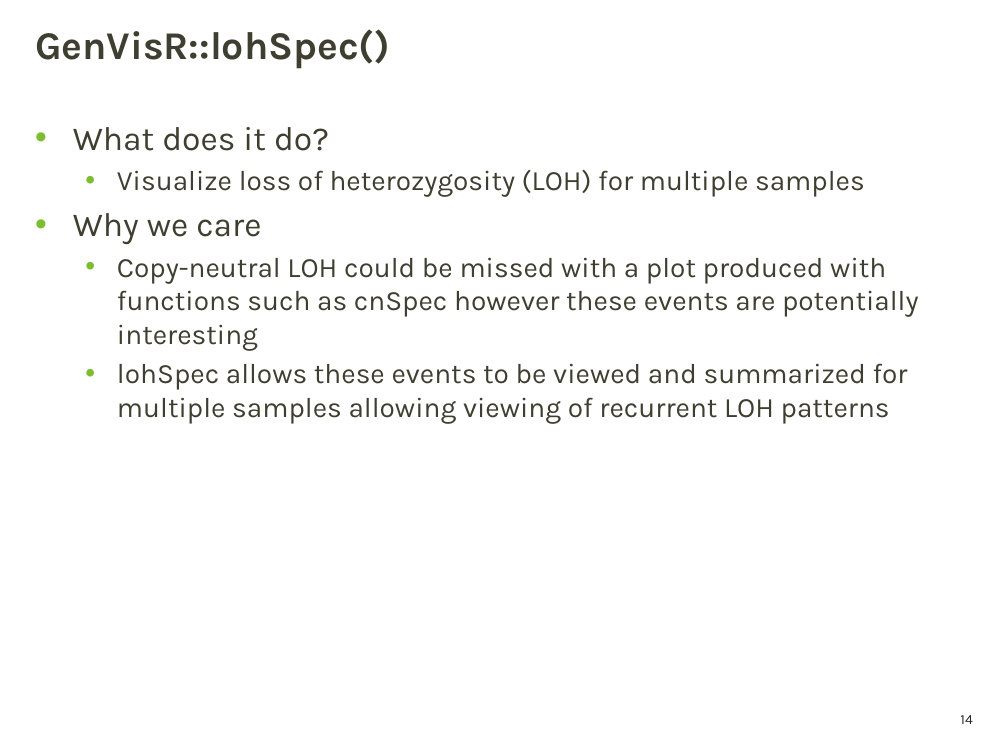
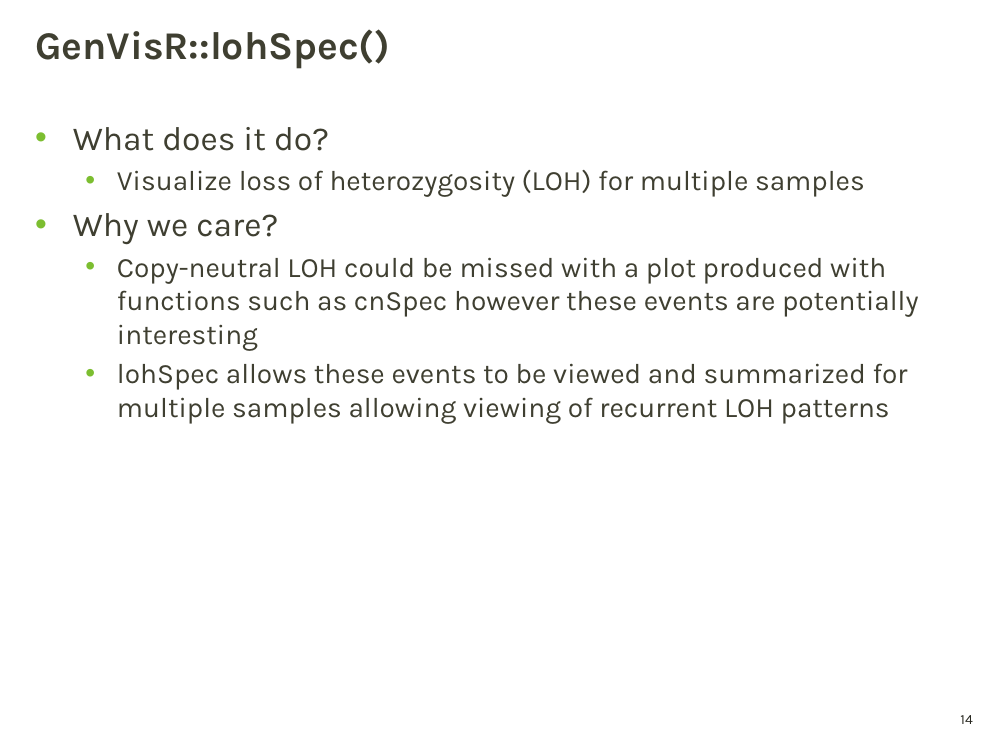
Before and after one commit to griffithlab/gen-viz-lectures, a slide deck: slide 14 of GenViz_Module3_Lecture.pptx. Drawn at 1008x756 pixels with LibreOffice and Linux fonts; fonts in the diff are those of the drawing; background and template pictures are left out. Boxes give left, top, right and bottom in pixels: in the first picture for what was removed or moved away, otherwise in the second. Text is boxed around its words. In the diff, an @@ line names an element or a change of style, - is before the commit and + after.

```diff
--- a/GenViz_Module3_Lecture.pptx
+++ b/GenViz_Module3_Lecture.pptx
@@ text at (x1=73, y1=213, x2=278, y2=245): text changed @@
-• Why we care
+• Why we care?
```
Also in this commit, not shown: 3 other slides changed, 2 other files.
